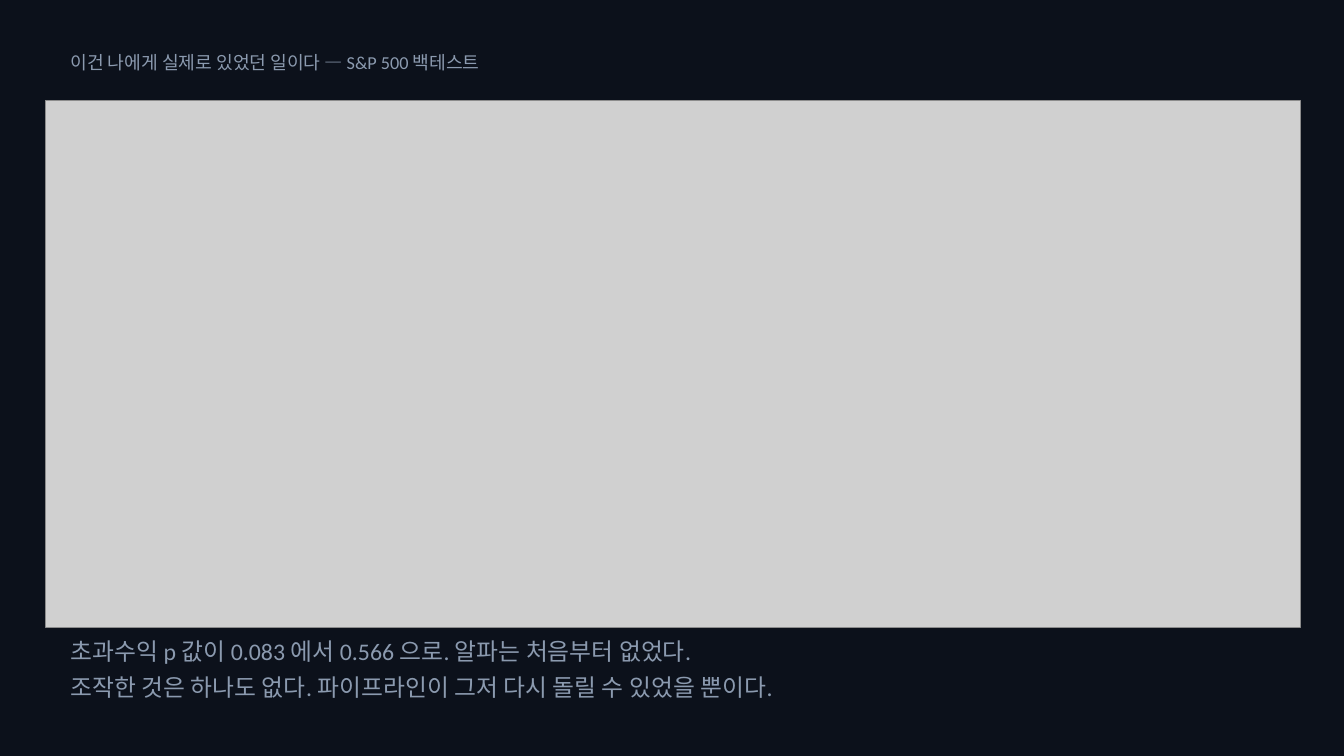
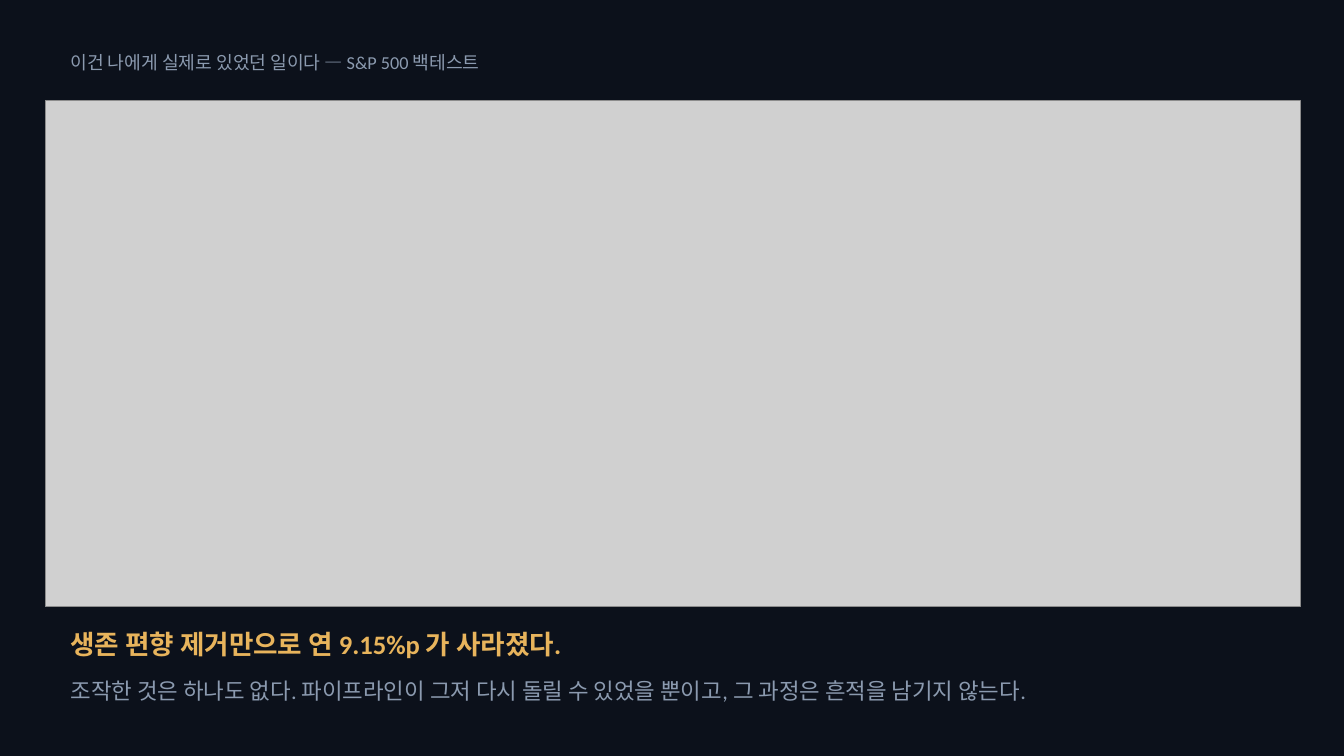
Before and after one commit to SeoDongOk/proof-of-track-record, a slide deck: slide 3 of deck/proof-of-track-record.pptx. Drawn at 1344x756 pixels with LibreOffice and Linux fonts; fonts in the diff are those of the drawing; grey boxes stand for pictures. Boxes give left, top, right and bottom in pixels: in the first picture for what was removed or moved away, otherwise in the second. Text is boxed around its words. In the diff, an @@ line names an element or a change of style, - is before the commit and + after.

```diff
--- a/deck/proof-of-track-record.pptx
+++ b/deck/proof-of-track-record.pptx
@@ picture: place and size @@
-picture at [45,101,1301,627]
+picture at [45,101,1301,607]
@@ text added at [71,631,561,659], 19 pt, text #E8B45C, bold @@
+생존 편향 제거만으로 연 9.15%p 가 사라졌다.
@@ text at [71,680,1025,702]: text changed; size 17 to 16 pt @@
-초과수익 p 값이 0.083 에서 0.566 으로. 알파는 처음부터 없었다.
-조작한 것은 하나도 없다. 파이프라인이 그저 다시 돌릴 수 있었을 뿐이다.
+조작한 것은 하나도 없다. 파이프라인이 그저 다시 돌릴 수 있었을 뿐이고, 그 과정은 흔적을 남기지 않는다.
```
Also in this commit, not shown: 17 other files.
